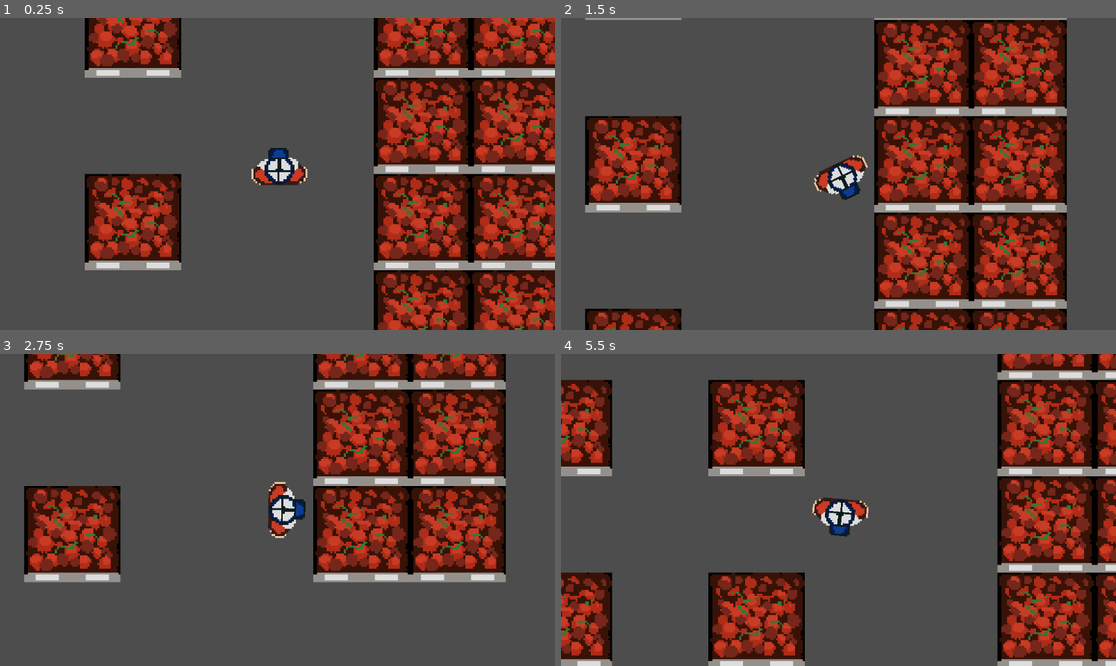
Above: before the commit, frames 1-4 (two rows, left to right).
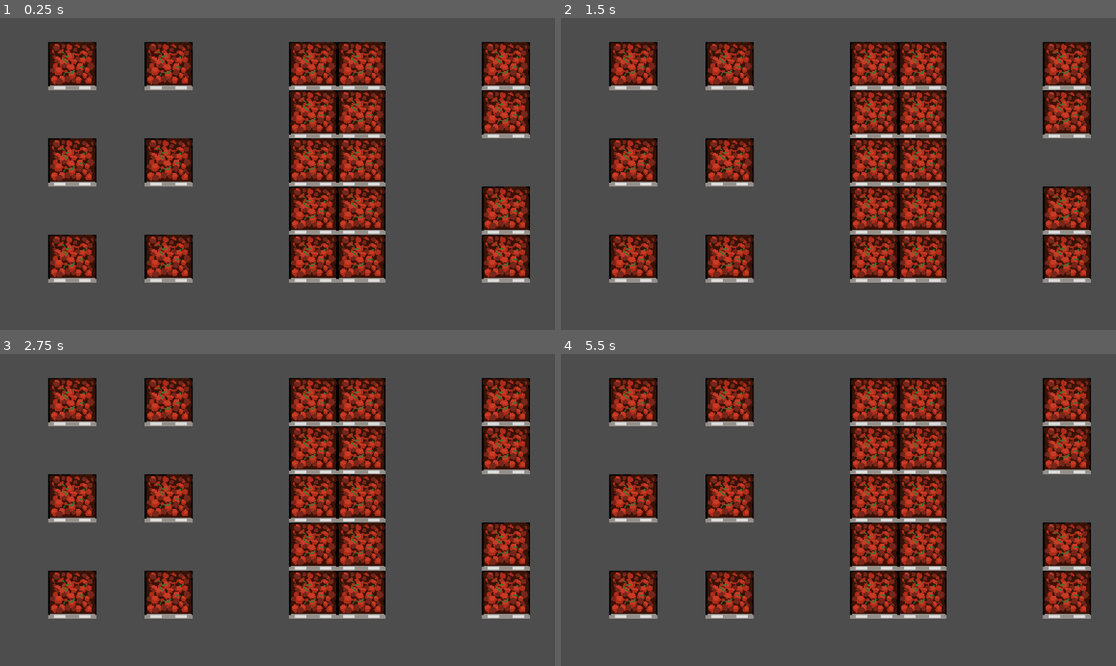
Above: after the commit, the same moments.

Repository: Drury-Indie-Game-Studio/GGJ2024
Game: Godot game, scene res://Scenes/fruit_section.tscn
Two runs of this game, one before a commit and one after it. Both use one fixed random seed, a clock stepped at 60 frames per second and the inputs below.
Inputs (mouse positions are in pixels of both pictures, inside the frame that each line leads up to):
- Up to frame 1 (0.25 s): no input
- Up to frame 2 (1.5 s): tap Enter at 0.5 s; move the mouse to (960, 158) at 0.52 s; hold Right (ui_right) 0.53-1.28 s; move the mouse to (727, 189) at 1.27 s; hold Down (ui_down) from 1.28 s (still down)
- Up to frame 3 (2.75 s): move the mouse to (333, 441) at 2.02 s; release Down (ui_down) at 2.03 s; hold Right (ui_right) from 2.03 s (still down)
- Up to frame 4 (5.5 s): move the mouse to (810, 572) at 2.77 s; release Right (ui_right) at 2.78 s; hold Up (ui_up) 2.78-3.53 s; move the mouse to (1005, 556) at 3.52 s; hold Left (ui_left) 3.53-5.03 s; move the mouse to (672, 463) at 4.27 s; tap Space at 5 s; move the mouse to (866, 510) at 5.02 s; hold Down (ui_down) from 5.03 s (still down)

The runs differ from the first frame. In frame 1, 58% of the frame differs, in the area x 8-100%, y 0-100%; in frame 2, 52%; in frame 3, 46%; in frame 4, 55%.

Commit message:
Preliminary supermarket generation

Diff:
--- a/Scenes/bakery.tscn
+++ b/Scenes/bakery.tscn
@@ -1,8 +1,7 @@
-[gd_scene load_steps=5 format=3 uid="uid://bvwv8s3piv2wr"]
+[gd_scene load_steps=4 format=3 uid="uid://bvwv8s3piv2wr"]
 
 [ext_resource type="Texture2D" uid="uid://v2xd26q0enpu" path="res://Assets/Sprites/bread.png" id="1_sfsai"]
 [ext_resource type="Texture2D" uid="uid://c8cfan85qd76g" path="res://Assets/Sprites/bread_corner.png" id="2_21wjg"]
-[ext_resource type="PackedScene" uid="uid://1xr68ruol8qe" path="res://Scenes/player.tscn" id="3_pwoq3"]
 
 [sub_resource type="RectangleShape2D" id="RectangleShape2D_g77q1"]
 size = Vector2(100, 100)
@@ -309,6 +308,3 @@
 
 [node name="CollisionShape2D" type="CollisionShape2D" parent="Stand26"]
 shape = SubResource("RectangleShape2D_g77q1")
-
-[node name="Player" parent="." instance=ExtResource("3_pwoq3")]
-position = Vector2(600, 350)
--- a/Scenes/dairy_section.tscn
+++ b/Scenes/dairy_section.tscn
@@ -1,7 +1,6 @@
-[gd_scene load_steps=4 format=3 uid="uid://cvkmhp0yria7s"]
+[gd_scene load_steps=3 format=3 uid="uid://cvkmhp0yria7s"]
 
 [ext_resource type="Texture2D" uid="uid://bwb6gqbu1cn38" path="res://Assets/Sprites/fridge.png" id="1_fwr44"]
-[ext_resource type="PackedScene" uid="uid://1xr68ruol8qe" path="res://Scenes/player.tscn" id="2_uh41w"]
 
 [sub_resource type="RectangleShape2D" id="RectangleShape2D_twvsu"]
 size = Vector2(100, 100)
@@ -268,6 +267,3 @@
 
 [node name="CollisionShape2D" type="CollisionShape2D" parent="Stand21"]
 shape = SubResource("RectangleShape2D_twvsu")
-
-[node name="Player" parent="." instance=ExtResource("2_uh41w")]
-position = Vector2(550, 250)
--- a/Scenes/fruit_section.tscn
+++ b/Scenes/fruit_section.tscn
@@ -1,7 +1,6 @@
-[gd_scene load_steps=4 format=3 uid="uid://p1ds7c2ccr2r"]
+[gd_scene load_steps=3 format=3 uid="uid://p1ds7c2ccr2r"]
 
 [ext_resource type="Texture2D" uid="uid://c57s4bjkpxa1q" path="res://Assets/Sprites/table.png" id="1_3gn7y"]
-[ext_resource type="PackedScene" uid="uid://1xr68ruol8qe" path="res://Scenes/player.tscn" id="2_jqb3g"]
 
 [sub_resource type="RectangleShape2D" id="RectangleShape2D_udbva"]
 size = Vector2(100, 100)
@@ -227,6 +226,3 @@
 
 [node name="CollisionShape2D" type="CollisionShape2D" parent="Stand20"]
 shape = SubResource("RectangleShape2D_udbva")
-
-[node name="Player" parent="." instance=ExtResource("2_jqb3g")]
-position = Vector2(500, 250)
--- a/Scenes/meats.tscn
+++ b/Scenes/meats.tscn
@@ -1,7 +1,6 @@
-[gd_scene load_steps=4 format=3 uid="uid://celrj5kwshhs0"]
+[gd_scene load_steps=3 format=3 uid="uid://celrj5kwshhs0"]
 
 [ext_resource type="Texture2D" uid="uid://bcukrin80yf1l" path="res://Assets/Sprites/meat.png" id="1_y306v"]
-[ext_resource type="PackedScene" uid="uid://1xr68ruol8qe" path="res://Scenes/player.tscn" id="2_7p3bu"]
 
 [sub_resource type="RectangleShape2D" id="RectangleShape2D_p6xnn"]
 size = Vector2(100, 100)
@@ -379,6 +378,3 @@
 
 [node name="CollisionShape2D" type="CollisionShape2D" parent="Stand28"]
 shape = SubResource("RectangleShape2D_p6xnn")
-
-[node name="Player" parent="." instance=ExtResource("2_7p3bu")]
-position = Vector2(600, 300)
--- a/Scenes/player.tscn
+++ b/Scenes/player.tscn
@@ -32,5 +32,5 @@
 shape = SubResource("RectangleShape2D_17pgq")
 
 [node name="Camera2D" type="Camera2D" parent="."]
-zoom = Vector2(2, 2)
+zoom = Vector2(0.2, 0.2)
 position_smoothing_speed = 10.0
--- a/Scenes/spices.tscn
+++ b/Scenes/spices.tscn
@@ -1,7 +1,6 @@
-[gd_scene load_steps=4 format=3 uid="uid://di3veud4o56or"]
+[gd_scene load_steps=3 format=3 uid="uid://di3veud4o56or"]
 
 [ext_resource type="Texture2D" uid="uid://dby47wo7e6ic5" path="res://Assets/Sprites/spices.png" id="1_v5o80"]
-[ext_resource type="PackedScene" uid="uid://1xr68ruol8qe" path="res://Scenes/player.tscn" id="2_gjcb8"]
 
 [sub_resource type="RectangleShape2D" id="RectangleShape2D_jfryb"]
 size = Vector2(100, 100)
@@ -227,6 +226,3 @@
 
 [node name="CollisionShape2D" type="CollisionShape2D" parent="Stand20"]
 shape = SubResource("RectangleShape2D_jfryb")
-
-[node name="Player" parent="." instance=ExtResource("2_gjcb8")]
-position = Vector2(550, 300)
--- /dev/null
+++ b/Scenes/supermarket.gd
@@ -0,0 +1,36 @@
+extends Node2D
+
+var index = 0
+
+var section_locations = [
+	Vector2(0,0),
+	Vector2(1200,0),
+	Vector2(2400,0),
+	Vector2(0,800),
+	Vector2(1200,800),
+	Vector2(2400,800)
+]
+
+# Called when the node enters the scene tree for the first time.
+func _ready():
+	index = randi() % section_locations.size()
+	$Fruits.position = section_locations[index]
+	section_locations.remove_at(index)
+	index = randi() % section_locations.size()
+	$Bakery.position = section_locations[index]
+	section_locations.remove_at(index)
+	index = randi() % section_locations.size()
+	$Dairy.position = section_locations[index]
+	section_locations.remove_at(index)
+	index = randi() % section_locations.size()
+	$Meats.position = section_locations[index]
+	section_locations.remove_at(index)
+	index = randi() % section_locations.size()
+	$Spices.position = section_locations[index]
+	section_locations.remove_at(index)
+	$Veggies.position = section_locations[0]
+
+
+# Called every frame. 'delta' is the elapsed time since the previous frame.
+func _process(delta):
+	pass
--- /dev/null
+++ b/Scenes/supermarket.tscn
@@ -0,0 +1,33 @@
+[gd_scene load_steps=9 format=3 uid="uid://dam62j35tsg5u"]
+
+[ext_resource type="PackedScene" uid="uid://p1ds7c2ccr2r" path="res://Scenes/fruit_section.tscn" id="1_myrc3"]
+[ext_resource type="Script" path="res://Scenes/supermarket.gd" id="1_now5t"]
+[ext_resource type="PackedScene" uid="uid://bvwv8s3piv2wr" path="res://Scenes/bakery.tscn" id="2_lsdyy"]
+[ext_resource type="PackedScene" uid="uid://cvkmhp0yria7s" path="res://Scenes/dairy_section.tscn" id="3_ipfod"]
+[ext_resource type="PackedScene" uid="uid://celrj5kwshhs0" path="res://Scenes/meats.tscn" id="4_l76qj"]
+[ext_resource type="PackedScene" uid="uid://di3veud4o56or" path="res://Scenes/spices.tscn" id="5_at8re"]
+[ext_resource type="PackedScene" uid="uid://oyji51f14csn" path="res://Scenes/veggies.tscn" id="6_p5flj"]
+[ext_resource type="PackedScene" uid="uid://1xr68ruol8qe" path="res://Scenes/player.tscn" id="7_d43cc"]
+
+[node name="Supermarket" type="Node2D"]
+script = ExtResource("1_now5t")
+
+[node name="Fruits" parent="." instance=ExtResource("1_myrc3")]
+position = Vector2(1150, 0)
+
+[node name="Bakery" parent="." instance=ExtResource("2_lsdyy")]
+position = Vector2(0, 650)
+
+[node name="Dairy" parent="." instance=ExtResource("3_ipfod")]
+position = Vector2(1150, 700)
+
+[node name="Meats" parent="." instance=ExtResource("4_l76qj")]
+position = Vector2(2350, 50)
+
+[node name="Spices" parent="." instance=ExtResource("5_at8re")]
+position = Vector2(2350, 700)
+
+[node name="Veggies" parent="." instance=ExtResource("6_p5flj")]
+
+[node name="Player" parent="." instance=ExtResource("7_d43cc")]
+position = Vector2(1700, 1600)
--- a/Scenes/veggies.tscn
+++ b/Scenes/veggies.tscn
@@ -1,9 +1,8 @@
-[gd_scene load_steps=6 format=3 uid="uid://oyji51f14csn"]
+[gd_scene load_steps=5 format=3 uid="uid://oyji51f14csn"]
 
 [ext_resource type="Texture2D" uid="uid://qa5ntjhfafw5" path="res://Assets/Sprites/vegtables_2.png" id="1_og4na"]
 [ext_resource type="Texture2D" uid="uid://j5qqrpemdmeh" path="res://Assets/Sprites/vegtables_3.png" id="2_nm6t4"]
 [ext_resource type="Texture2D" uid="uid://di5t5f3p23ttf" path="res://Assets/Sprites/vegtables_4.png" id="3_gf1ct"]
-[ext_resource type="PackedScene" uid="uid://1xr68ruol8qe" path="res://Scenes/player.tscn" id="4_5du6k"]
 
 [sub_resource type="RectangleShape2D" id="RectangleShape2D_w2a3k"]
 size = Vector2(100, 100)
@@ -331,6 +330,3 @@
 
 [node name="CollisionShape2D" type="CollisionShape2D" parent="Stand12"]
 shape = SubResource("RectangleShape2D_w2a3k")
-
-[node name="Player" parent="." instance=ExtResource("4_5du6k")]
-position = Vector2(550, 300)
Not shown, added: Assets/Sound/Music/dads_present/business_dad.wav.import
Not shown, added: Assets/Sound/Music/dads_present/football_dad.wav.import
Not shown, added: Assets/Sound/Music/dads_present/geeky_dad.wav.import
Not shown, added: Assets/Sound/Music/dads_present/midlifecrisis_dad.wav.import
Not shown, added: Assets/Sound/Music/dads_present/trucker_dad.wav.import
Not shown, added: Assets/Sound/Music/dads_present/unhealthy_dad.wav.import
